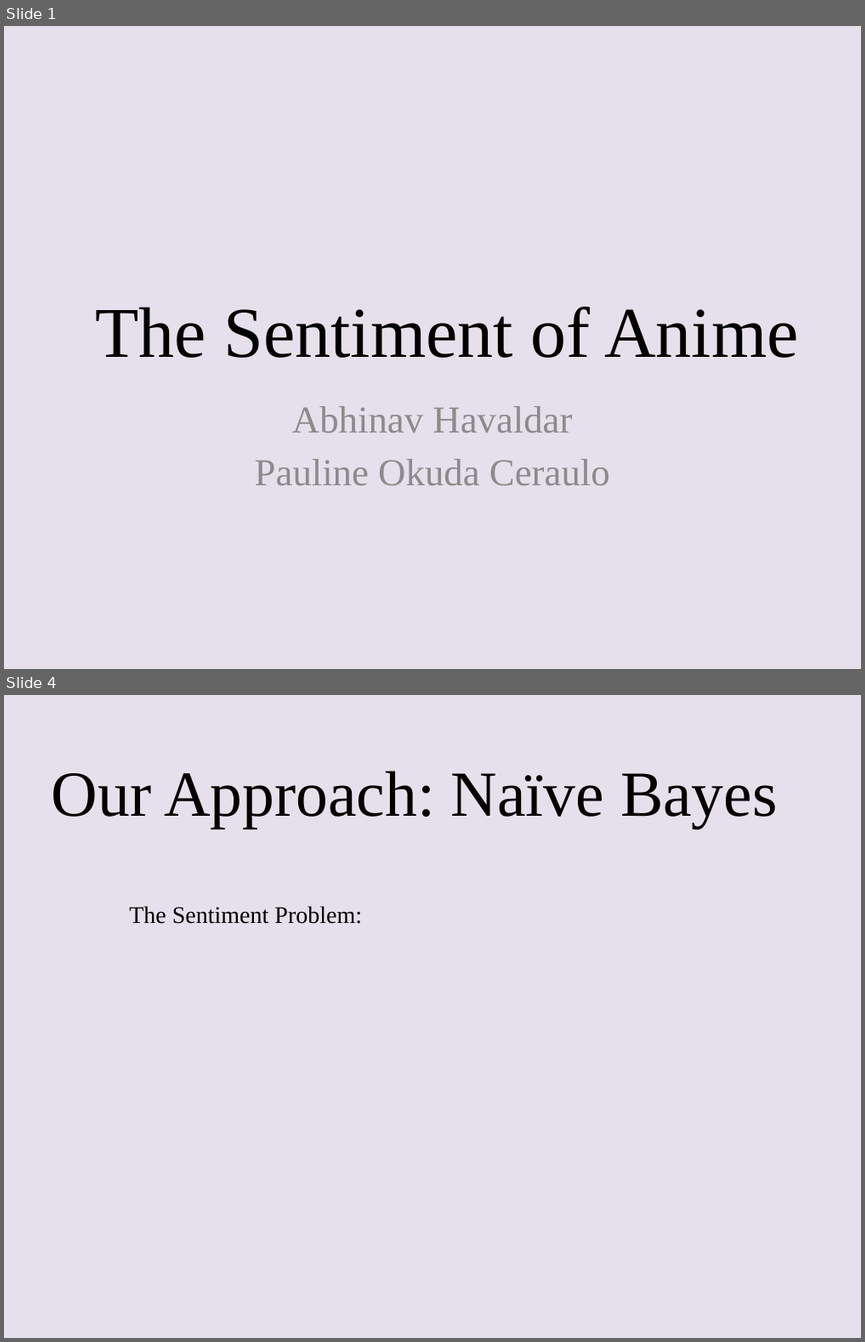
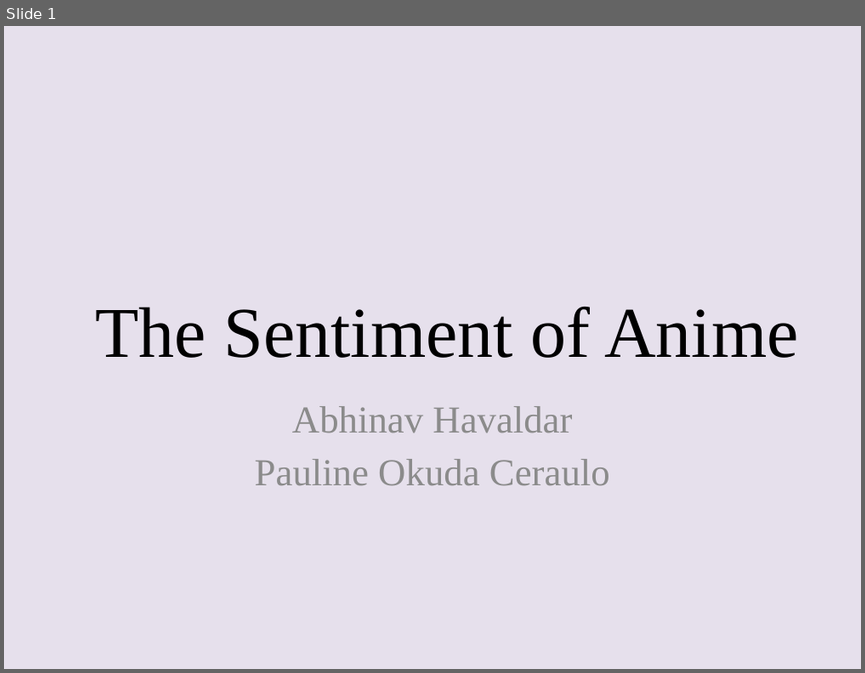
Before and after one commit to Havaldar/emoetion, a slide deck: Powerpoint.pptx. Shown one above the other, each under a label of ours: slides 1 and 4 before the commit, slide 1 after it; the slides between them are not shown. The pictures are 865x1342 and 865x673 pixels, drawn with LibreOffice and Linux fonts; fonts in the diff are those of the drawing. Boxes give left, top, right and bottom in pixels: in the first picture for what was removed or moved away, otherwise in the second. Text is boxed around its words. In the diff, an @@ line names an element or a change of style, - is before the commit and + after.

```diff
--- a/Powerpoint.pptx
+++ b/Powerpoint.pptx
@@ slide 4 removed at bbox=[4, 695, 861, 1338], background #E6E0EC @@
@@ title removed at bbox=[52, 771, 778, 828] @@
-Our Approach: Naïve Bayes
@@ text removed at bbox=[129, 906, 362, 924] @@
-The Sentiment Problem:
```
Also in this commit, not shown: 2 slides changed, 2 slides added, 2 other files.
